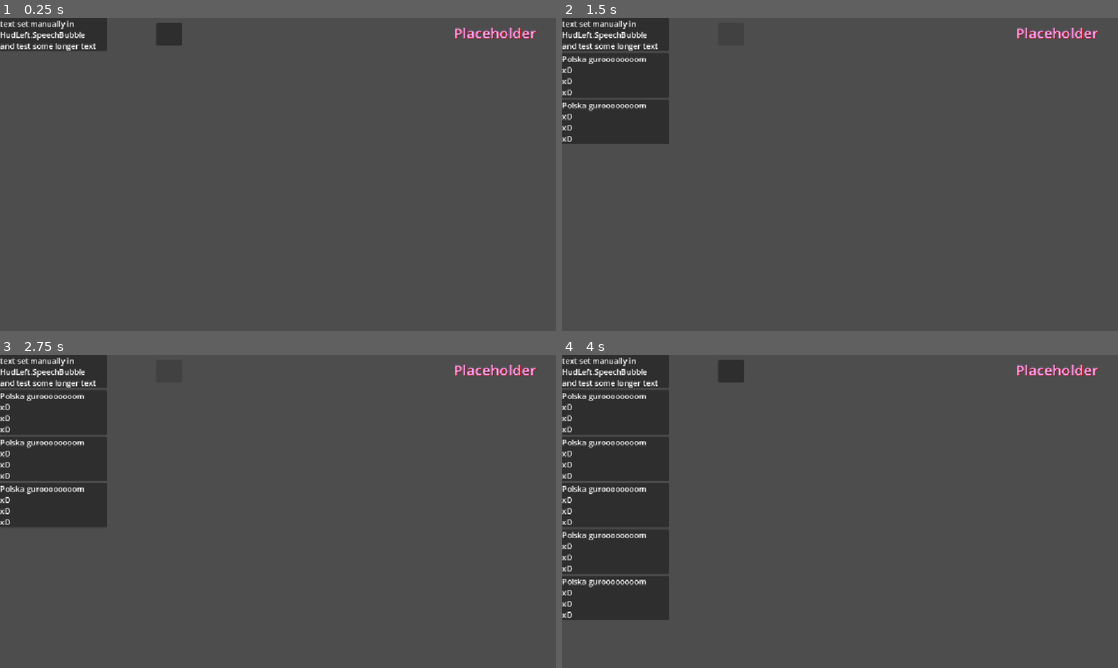
Above: before the commit, frames 1-4 (two rows, left to right).
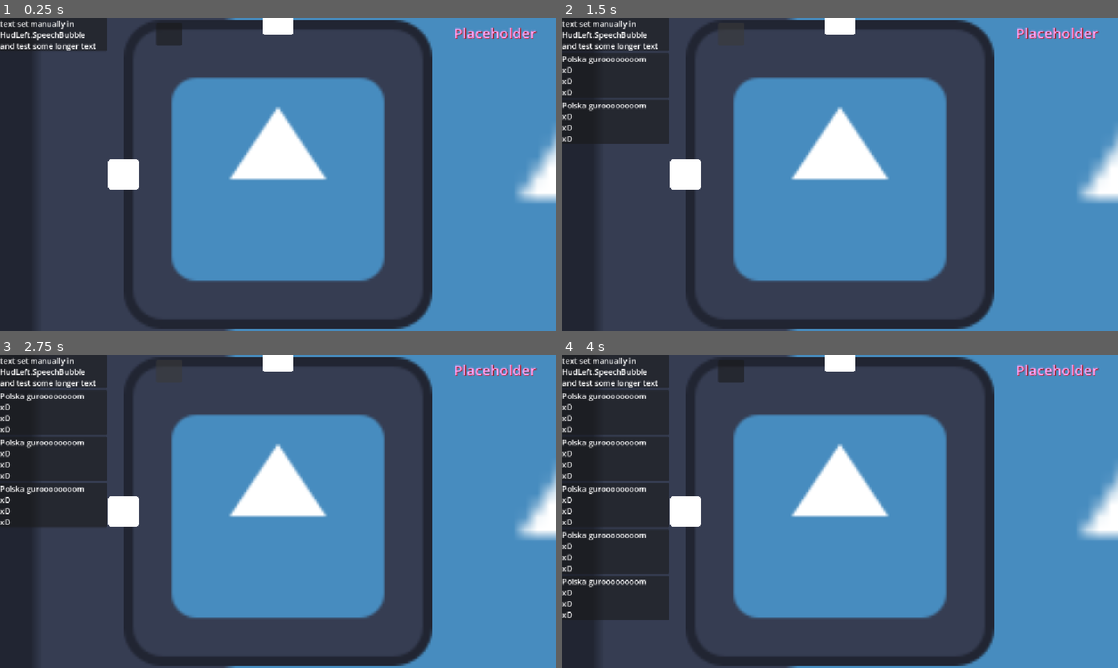
Above: after the commit, the same moments.

Repository: Wallted/ldjam-60
Game: Godot game, scene res://main.tscn
The game is run twice, just before and just after one commit, with the same random seed, the same clock (stepped at 60 frames per second) and the same inputs. The engine's default icon, where the game draws it, is replaced by a stand-in: a white triangle on a blue panel in a dark square.
Inputs (mouse positions are in pixels of both pictures, inside the frame that each line leads up to):
- Up to frame 1 (0.25 s): no input
- Up to frame 2 (1.5 s): click (728, 33) at 0.5 s; click (728, 33) at 1.25 s
- Up to frame 3 (2.75 s): click (166, 370) at 2 s
- Up to frame 4 (4 s): tap Enter at 2.75 s; move the mouse to (962, 495) at 2.77 s; hold 1 (speak_1) 2.78-3.53 s; click (962, 495) at 2.92 s; tap Space at 3.5 s; move the mouse to (728, 527) at 3.52 s; tap 1 (speak_1) at 3.6 s; click (728, 527) at 3.67 s

The runs differ from the first frame. In frame 1, 62% of the frame differs, in the area x 0-100%, y 0-100%; in frame 2, 60%; in frame 3, 59%; in frame 4, 57%.

Commit message:
feature: show door and zoom (#6)
Signed-off-by: Grzegorz Choinski <grzegorzchoinski97@gmail.com>

Diff:
--- a/game.tscn
+++ /dev/null
@@ -1,3 +0,0 @@
-[gd_scene format=3 uid="uid://ufvrqekr7ija"]
-
-[node name="Game" type="Node2D" unique_id=1995553335]
--- /dev/null
+++ b/game/camera_2d.gd
@@ -0,0 +1,35 @@
+extends Camera2D
+class_name RoomCamera
+
+var tween: Tween
+
+func _ready() -> void:
+	pass
+
+func _process(_delta: float) -> void:
+	pass
+
+func zoom_room(room : GameRoom, instant: bool) -> void:
+	if room.position == position:
+		return
+
+	var room_size = room.get_size()
+	var viewport_size = get_viewport_rect().size
+
+	var zoom_x = viewport_size.x / room_size.x
+	var zoom_y = viewport_size.y / room_size.y
+
+	var zoom_factor = min(zoom_x, zoom_y)
+	var _zoom = Vector2(zoom_factor, zoom_factor)
+
+	if instant:
+		position = room.position
+		zoom = _zoom
+
+	if not tween or not tween.is_running():
+		if tween:
+			tween.kill()
+		tween = get_tree().create_tween().set_parallel(true)
+		tween.tween_property(self, 'position', room.position, 0.25).set_trans(Tween.TRANS_CUBIC)
+		tween.tween_property(self, 'zoom', _zoom, 0.25).set_trans(Tween.TRANS_CUBIC)
+		tween.parallel()
--- /dev/null
+++ b/game/door.gd
@@ -0,0 +1,9 @@
+extends Resource
+class_name Door
+
+@export
+var coord: Vector2
+@export
+var side: Vector2
+@export
+var face_inside: bool
--- a/game.gd
+++ b/game/game.gd
@@ -1,11 +1,9 @@
 extends Node2D
-
 
 # Called when the node enters the scene tree for the first time.
 func _ready() -> void:
 	pass # Replace with function body.
 
-
 # Called every frame. 'delta' is the elapsed time since the previous frame.
 func _process(_delta: float) -> void:
 	pass
--- /dev/null
+++ b/game/game.tscn
@@ -0,0 +1,57 @@
+[gd_scene format=3 uid="uid://ufvrqekr7ija"]
+
+[ext_resource type="Script" uid="uid://cb6e7pij5avri" path="res://game/camera_2d.gd" id="1_e2o6t"]
+[ext_resource type="Script" uid="uid://bc6tax3l3nwu8" path="res://game/game.gd" id="1_fc0e3"]
+[ext_resource type="Script" uid="uid://crrlec2d1bx6b" path="res://game/room_manager.gd" id="3_7jktm"]
+[ext_resource type="PackedScene" uid="uid://h802i5fumcjv" path="res://game/game_room.tscn" id="3_ryrav"]
+[ext_resource type="Script" uid="uid://5qdsl01hgnkk" path="res://game/door.gd" id="4_ryrav"]
+
+[sub_resource type="Resource" id="Resource_bvpig"]
+script = ExtResource("4_ryrav")
+coord = Vector2(0, 1)
+side = Vector2(-1, 0)
+metadata/_custom_type_script = "uid://5qdsl01hgnkk"
+
+[sub_resource type="Resource" id="Resource_fc0e3"]
+script = ExtResource("4_ryrav")
+coord = Vector2(2, 2)
+side = Vector2(0, 1)
+metadata/_custom_type_script = "uid://5qdsl01hgnkk"
+
+[sub_resource type="Resource" id="Resource_fhkfd"]
+script = ExtResource("4_ryrav")
+coord = Vector2(1, 0)
+side = Vector2(0, -1)
+metadata/_custom_type_script = "uid://5qdsl01hgnkk"
+
+[sub_resource type="Resource" id="Resource_7jktm"]
+script = ExtResource("4_ryrav")
+coord = Vector2(0, 1)
+side = Vector2(-1, 0)
+metadata/_custom_type_script = "uid://5qdsl01hgnkk"
+
+[node name="Game" type="Node2D" unique_id=1995553335]
+script = ExtResource("1_fc0e3")
+
+[node name="Camera2D" type="Camera2D" parent="." unique_id=2096303048]
+zoom = Vector2(5, 5)
+script = ExtResource("1_e2o6t")
+
+[node name="RoomManager" type="Node2D" parent="." unique_id=65352006]
+script = ExtResource("3_7jktm")
+
+[node name="FirstRoom3" parent="." unique_id=1382508797 instance=ExtResource("3_ryrav")]
+position = Vector2(1000, 0)
+size = Vector2(128, 128)
+doors = Array[ExtResource("4_ryrav")]([SubResource("Resource_bvpig")])
+
+[node name="FirstRoom2" parent="." unique_id=707941366 instance=ExtResource("3_ryrav")]
+position = Vector2(200, 0)
+scale = Vector2(5, 5)
+size = Vector2(128, 128)
+doors = Array[ExtResource("4_ryrav")]([SubResource("Resource_fc0e3")])
+
+[node name="FirstRoom1" parent="." unique_id=733392714 instance=ExtResource("3_ryrav")]
+scale = Vector2(1, 1)
+size = Vector2(128, 128)
+doors = Array[ExtResource("4_ryrav")]([SubResource("Resource_fhkfd"), SubResource("Resource_7jktm")])
--- /dev/null
+++ b/game/game_room.gd
@@ -0,0 +1,26 @@
+extends Node2D
+class_name GameRoom
+
+@export
+var size : Vector2
+@export
+var doors: Array[Door]
+@export
+var mock_is_solved: bool
+
+func _ready() -> void:
+	for door in doors:
+		var _door_txt = Sprite2D.new()
+		add_child(_door_txt)
+		_door_txt.modulate *= 10.0
+		_door_txt.texture = load('res://icon.svg')
+		_door_txt.position -= size / 2.0
+		_door_txt.position += size / 3.0 * door.coord + size / 6.0
+		_door_txt.scale /= 10.0
+		_door_txt.position += size / 6.0 * door.side
+
+func is_solved() -> bool:
+	return mock_is_solved
+
+func get_size() -> Vector2:
+	return size * scale
--- /dev/null
+++ b/game/game_room.tscn
@@ -0,0 +1,11 @@
+[gd_scene format=3 uid="uid://h802i5fumcjv"]
+
+[ext_resource type="Script" uid="uid://d1qk77dax1anj" path="res://game/game_room.gd" id="1_bvpig"]
+[ext_resource type="Texture2D" uid="uid://rcf51jdb0ww7" path="res://icon.svg" id="3_5qhiv"]
+
+[node name="GameRoom" type="Node2D" unique_id=1382508797]
+scale = Vector2(60, 60)
+script = ExtResource("1_bvpig")
+
+[node name="MockGrid" type="Sprite2D" parent="." unique_id=1642453693]
+texture = ExtResource("3_5qhiv")
--- /dev/null
+++ b/game/room_manager.gd
@@ -0,0 +1,29 @@
+extends Node2D
+
+@onready var camera_2d: RoomCamera = $"../Camera2D"
+var room_list : Array[GameRoom]
+
+var zoom_level : int = 0
+
+func _input(event: InputEvent) -> void:
+	if event is InputEventMouseButton:
+		if event.button_index == MOUSE_BUTTON_RIGHT && event.pressed:
+			zoom_level = min(zoom_level + 1, room_list.size() - 1)
+			change_zoom()
+
+		if event.button_index == MOUSE_BUTTON_LEFT && event.pressed:
+			zoom_level = max(zoom_level - 1, 0)
+			change_zoom()
+
+func _ready() -> void:
+	for _child in get_parent().get_children():
+		if _child is GameRoom:
+			room_list.append(_child)
+	room_list.reverse()
+	camera_2d.zoom_room(room_list[0], true)
+
+func _process(_delta: float) -> void:
+	pass
+
+func change_zoom():
+	camera_2d.zoom_room(room_list[zoom_level], false)
--- a/main.tscn
+++ b/main.tscn
@@ -1,7 +1,6 @@
 [gd_scene format=3 uid="uid://b2fmexmangpdu"]
 
-[ext_resource type="PackedScene" uid="uid://ufvrqekr7ija" path="res://game.tscn" id="1_ig7tw"]
-[ext_resource type="Script" uid="uid://bc6tax3l3nwu8" path="res://game.gd" id="2_0xm2m"]
+[ext_resource type="PackedScene" uid="uid://ufvrqekr7ija" path="res://game/game.tscn" id="1_ig7tw"]
 [ext_resource type="Script" uid="uid://c2maoiq75ypwp" path="res://HUD/hud.gd" id="3_lquwl"]
 [ext_resource type="PackedScene" uid="uid://dpb5tvih7c5xv" path="res://HUD/hud_left.tscn" id="4_7mycd"]
 [ext_resource type="PackedScene" uid="uid://clxaq1ltk85ul" path="res://HUD/hud_right.tscn" id="5_272bh"]
@@ -9,19 +8,20 @@
 [node name="Main" type="Node" unique_id=665793303]
 
 [node name="Game" parent="." unique_id=1995553335 instance=ExtResource("1_ig7tw")]
-script = ExtResource("2_0xm2m")
 
-[node name="HUD" type="Control" parent="." unique_id=1414466547]
+[node name="CanvasLayer" type="CanvasLayer" parent="." unique_id=66122121]
+
+[node name="HUD" type="Control" parent="CanvasLayer" unique_id=1414466547]
 layout_mode = 3
 anchors_preset = 0
 offset_right = 1152.0
 offset_bottom = 648.0
 script = ExtResource("3_lquwl")
 
-[node name="HUDLeft" parent="HUD" unique_id=488148864 instance=ExtResource("4_7mycd")]
+[node name="HUDLeft" parent="CanvasLayer/HUD" unique_id=488148864 instance=ExtResource("4_7mycd")]
 layout_mode = 0
 offset_right = 557.0
 offset_bottom = 650.0
 
-[node name="HUDRight" parent="HUD" unique_id=1327092940 instance=ExtResource("5_272bh")]
+[node name="HUDRight" parent="CanvasLayer/HUD" unique_id=1327092940 instance=ExtResource("5_272bh")]
 layout_mode = 1
Not shown: 1 places in HUD/hud_right.tscn that only renumber resources
Not shown, added: game/camera_2d.gd.uid
Not shown, added: game/door.gd.uid
Renamed: game.gd.uid -> game/game.gd.uid
Not shown, added: game/game_room.gd.uid
Not shown, added: game/room_manager.gd.uid
Not shown, changed: .gitignore
